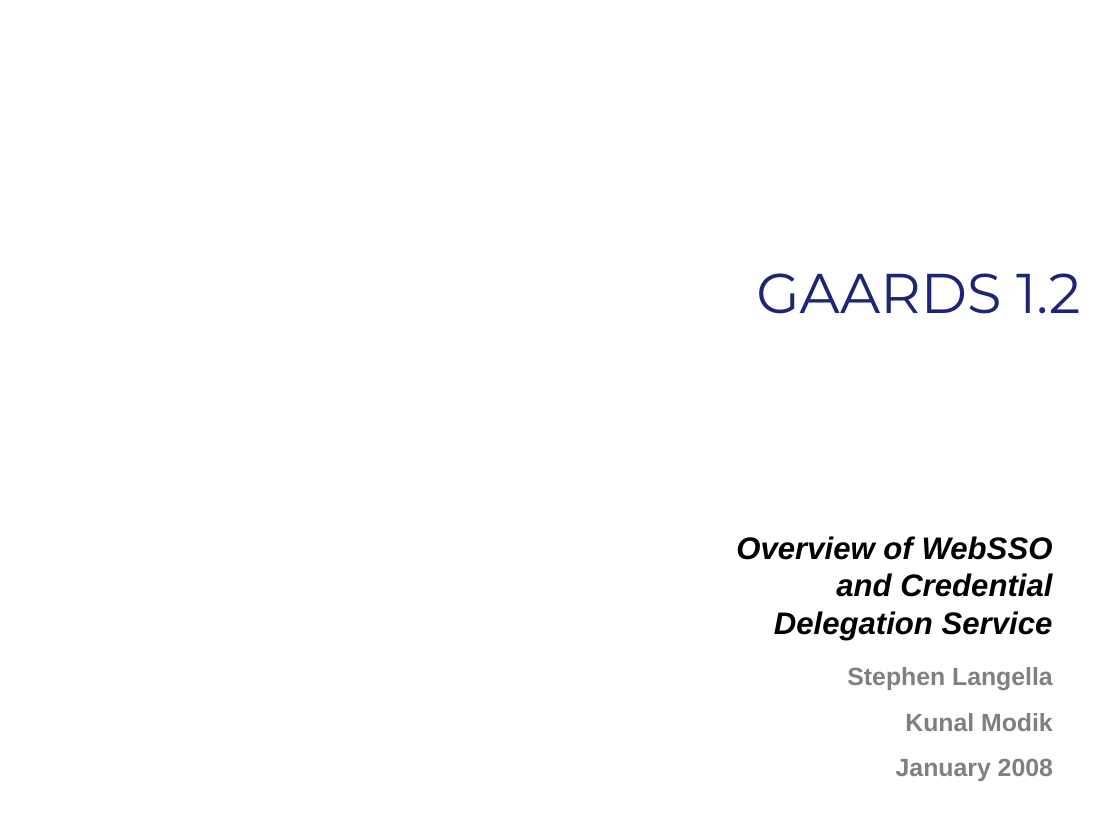
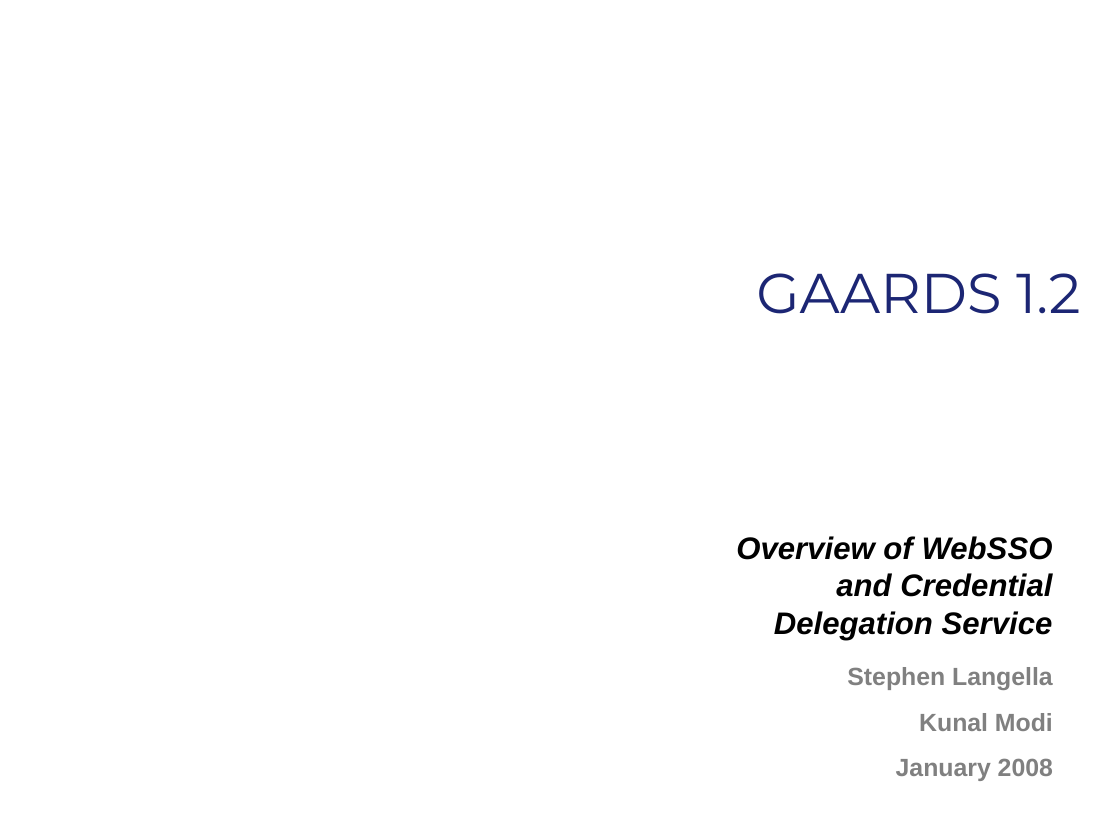
Before and after one commit to NCIP/cagrid-portal, a slide deck: slide 22 of cagrid-1-0/Documentation/presentations/security/gaards-arch-vcde-f2f-january-2008.ppt. Drawn at 1120x840 pixels with LibreOffice and Linux fonts; fonts in the diff are those of the drawing; background and template pictures are left out. Boxes give left, top, right and bottom in pixels: in the first picture for what was removed or moved away, otherwise in the second. Text is boxed around its words. In the diff, an @@ line names an element or a change of style, - is before the commit and + after.

```diff
--- a/cagrid-1-0/Documentation/presentations/security/gaards-arch-vcde-f2f-january-2008.ppt
+++ b/cagrid-1-0/Documentation/presentations/security/gaards-arch-vcde-f2f-january-2008.ppt
@@ text at [919, 713, 1053, 731]: text changed @@
-Kunal Modik
+Kunal Modi
```
Also in this commit, not shown: 5 other slides changed, 1 other file.
